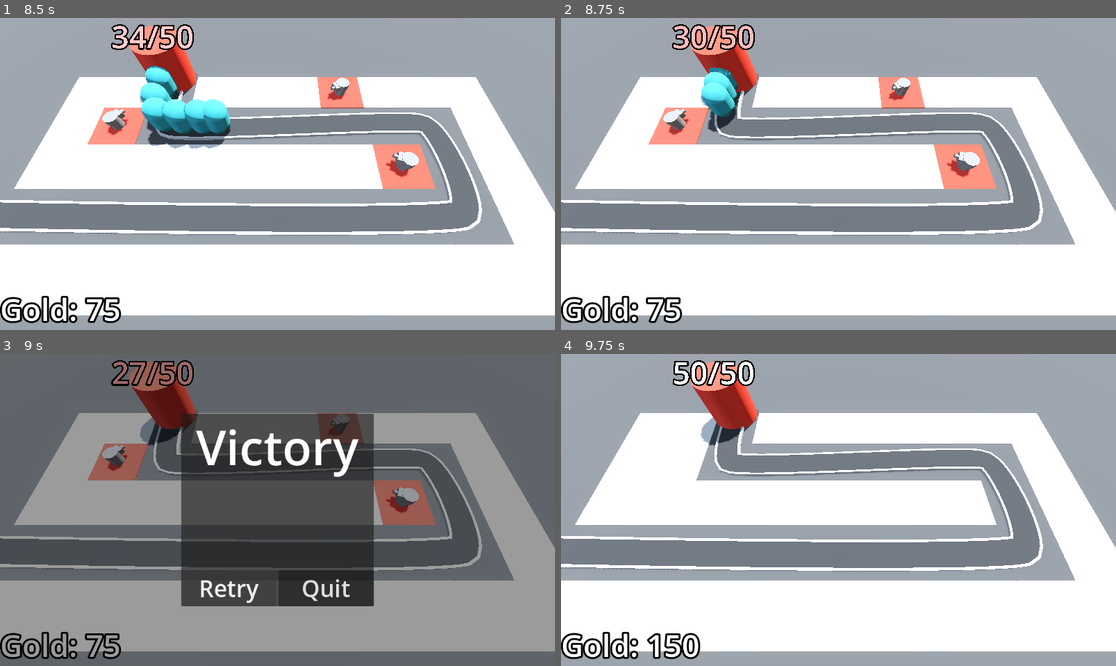
Above: before the commit, frames 1-4 (two rows, left to right).
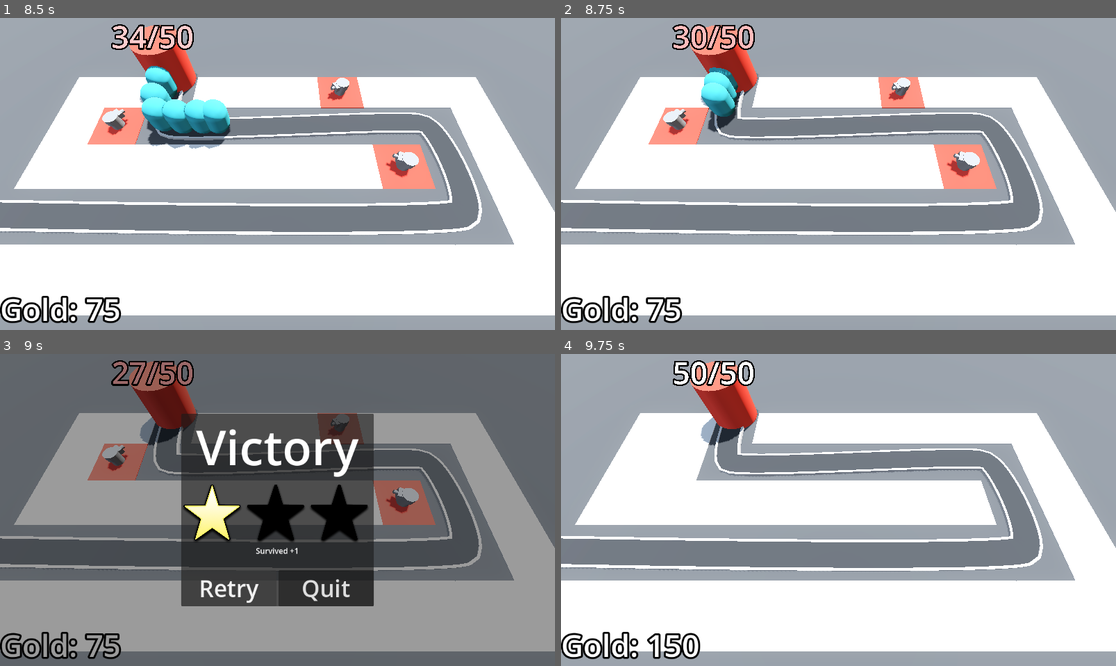
Above: after the commit, the same moments.

Repository: cpurdy-cs/Barbarian-Blaster-Class
Game: Godot game, scene res://base_level.tscn
Two runs of this game, one before a commit and one after it. Both use one fixed random seed, a clock stepped at 60 frames per second and the inputs below.
Inputs (mouse positions are in pixels of both pictures, inside the frame that each line leads up to):
- Up to frame 1 (8.5 s): tap Enter at 0.5 s; move the mouse to (399, 158) at 0.52 s; click (399, 158) at 0.6 s; move the mouse to (166, 189) at 1.27 s; click (166, 189) at 1.35 s; move the mouse to (333, 105) at 2.02 s; click (333, 105) at 2.1 s; move the mouse to (249, 236) at 2.77 s; click (249, 236) at 2.85 s; move the mouse to (444, 220) at 3.52 s; click (444, 220) at 3.6 s; move the mouse to (111, 127) at 4.27 s; click (111, 127) at 4.35 s; move the mouse to (305, 174) at 5.02 s; click (305, 174) at 5.1 s; move the mouse to (194, 96) at 5.77 s; click (194, 96) at 5.85 s; move the mouse to (399, 158) at 6.52 s; click (399, 158) at 6.6 s; move the mouse to (166, 189) at 7.27 s; click (166, 189) at 7.35 s; move the mouse to (333, 105) at 8.02 s; click (333, 105) at 8.1 s
- Up to frame 2 (8.75 s): no input
- Up to frame 3 (9 s): move the mouse to (249, 572) at 8.77 s; click (249, 572) at 8.85 s
- Up to frame 4 (9.75 s): click "Retry" at 9.5 s

Frames 1-2 are identical in both runs. In frame 3, 2.6% of the frame differs, in the area x 33-67%, y 41-65%; in frame 4, nothing differs.

Commit message:
add victory with stars

Diff:
--- a/Enemy/enemy_path.gd
+++ b/Enemy/enemy_path.gd
@@ -1,9 +1,11 @@
 extends Path3D
-@onready var timer: Timer = $Timer
 
 @export var victory_layer : CanvasLayer
 @export var enemy_scene : PackedScene
 @export var difficulty_manager : Node
+
+@onready var timer: Timer = $Timer
+
 func spawn_enemy() -> void:
 	var new_enemy = enemy_scene.instantiate()
 	new_enemy.max_health = difficulty_manager.get_enemy_health()
@@ -16,7 +18,7 @@
 		for child in get_children():
 			if child is Enemy:
 				return
-		victory_layer.visible = true
+		victory_layer.victory()
 
 
 func _on_timer_timeout() -> void:
--- a/UI/victory_layer.gd
+++ b/UI/victory_layer.gd
@@ -1,5 +1,11 @@
 extends CanvasLayer
+@onready var base := get_tree().get_first_node_in_group("base")
+@onready var bank := get_tree().get_first_node_in_group("bank")
+@onready var star_2: TextureRect = %Star2
+@onready var star_3: TextureRect = %Star3
+@onready var gold_label: Label = %GoldLabel
 
+@onready var health_label: Label = %HealthLabel
 
 func _on_retry_button_pressed() -> void:
 	get_tree().reload_current_scene()
@@ -7,3 +13,12 @@
 
 func _on_quit_button_pressed() -> void:
 	get_tree().quit()
+
+func victory() -> void:
+	visible = true
+	if base.health == base.max_health:
+		star_2.modulate = Color.WHITE
+		health_label.visible = true
+	if bank.gold > 500:
+		star_3.modulate = Color.WHITE
+		gold_label.visible = true
--- a/UI/victory_layer.tscn
+++ b/UI/victory_layer.tscn
@@ -1,6 +1,7 @@
 [gd_scene format=3 uid="uid://cqwiydufhvhtr"]
 
 [ext_resource type="Script" uid="uid://cawq8t1qy1cjm" path="res://UI/victory_layer.gd" id="1_4etjl"]
+[ext_resource type="Texture2D" uid="uid://dvkq2o8rrv4hb" path="res://Assets/star.png" id="2_eu0p7"]
 
 [sub_resource type="LabelSettings" id="LabelSettings_xjg0i"]
 font_size = 100
@@ -36,6 +37,54 @@
 label_settings = SubResource("LabelSettings_xjg0i")
 horizontal_alignment = 1
 
+[node name="StarContainer" type="HBoxContainer" parent="CenterContainer/PanelContainer/VBoxContainer" unique_id=1956655630]
+layout_mode = 2
+
+[node name="Star1" type="TextureRect" parent="CenterContainer/PanelContainer/VBoxContainer/StarContainer" unique_id=1159661635]
+custom_minimum_size = Vector2(128, 128)
+layout_mode = 2
+texture = ExtResource("2_eu0p7")
+expand_mode = 2
+stretch_mode = 5
+
+[node name="Star2" type="TextureRect" parent="CenterContainer/PanelContainer/VBoxContainer/StarContainer" unique_id=1881181948]
+unique_name_in_owner = true
+modulate = Color(0, 0, 0, 1)
+custom_minimum_size = Vector2(128, 128)
+layout_mode = 2
+texture = ExtResource("2_eu0p7")
+expand_mode = 2
+stretch_mode = 5
+
+[node name="Star3" type="TextureRect" parent="CenterContainer/PanelContainer/VBoxContainer/StarContainer" unique_id=1367390177]
+unique_name_in_owner = true
+modulate = Color(0, 0, 0, 1)
+custom_minimum_size = Vector2(128, 128)
+layout_mode = 2
+texture = ExtResource("2_eu0p7")
+expand_mode = 2
+stretch_mode = 5
+
+[node name="SurvivedLabel" type="Label" parent="CenterContainer/PanelContainer/VBoxContainer" unique_id=978312443]
+unique_name_in_owner = true
+layout_mode = 2
+text = "Survived +1"
+horizontal_alignment = 1
+
+[node name="HealthLabel" type="Label" parent="CenterContainer/PanelContainer/VBoxContainer" unique_id=400173630]
+unique_name_in_owner = true
+visible = false
+layout_mode = 2
+text = "Full Health +1"
+horizontal_alignment = 1
+
+[node name="GoldLabel" type="Label" parent="CenterContainer/PanelContainer/VBoxContainer" unique_id=1157414922]
+unique_name_in_owner = true
+visible = false
+layout_mode = 2
+text = "Money Money Money +1"
+horizontal_alignment = 1
+
 [node name="HBoxContainer" type="HBoxContainer" parent="CenterContainer/PanelContainer/VBoxContainer" unique_id=922526794]
 layout_mode = 2
 size_flags_vertical = 10
Binary file added: Assets/star.png
Not shown, added: Assets/star.png.import
